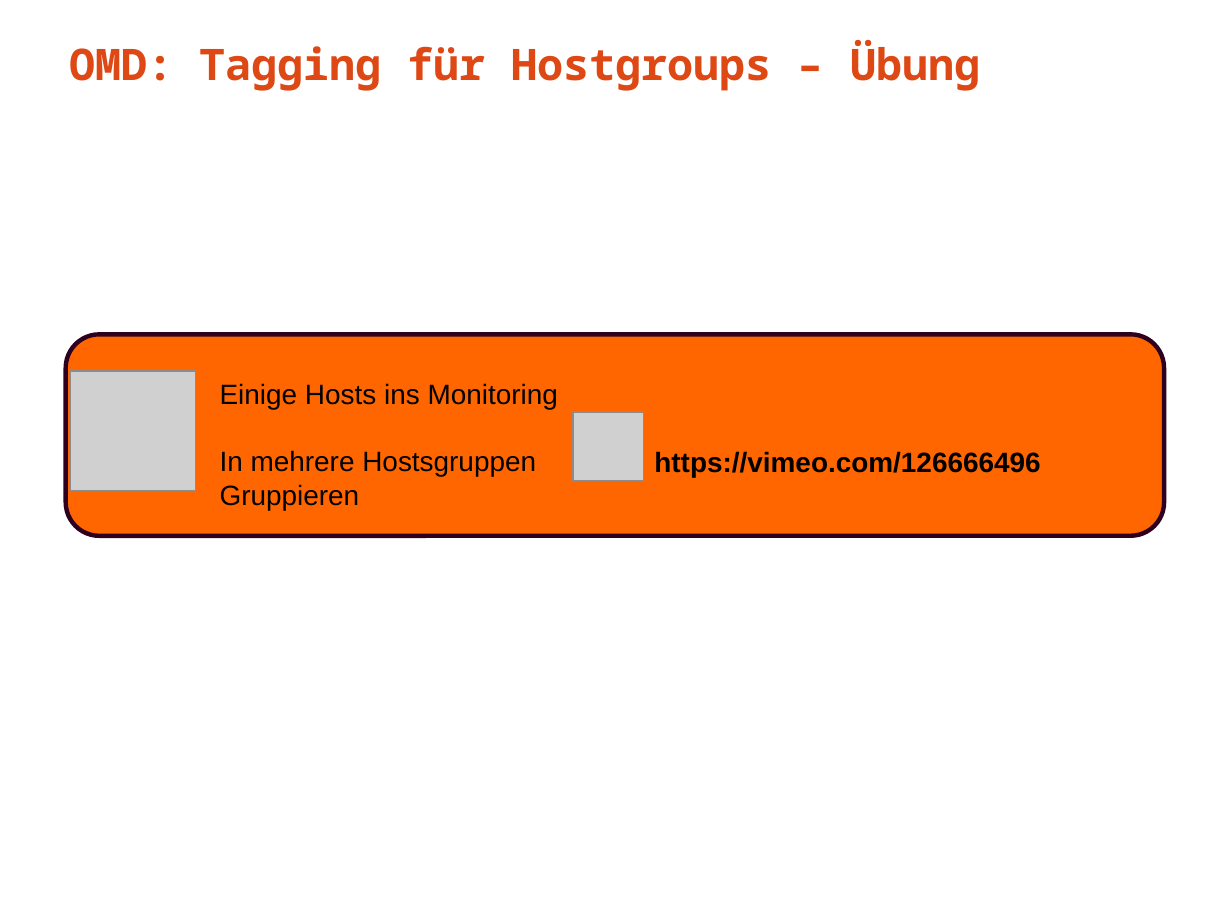
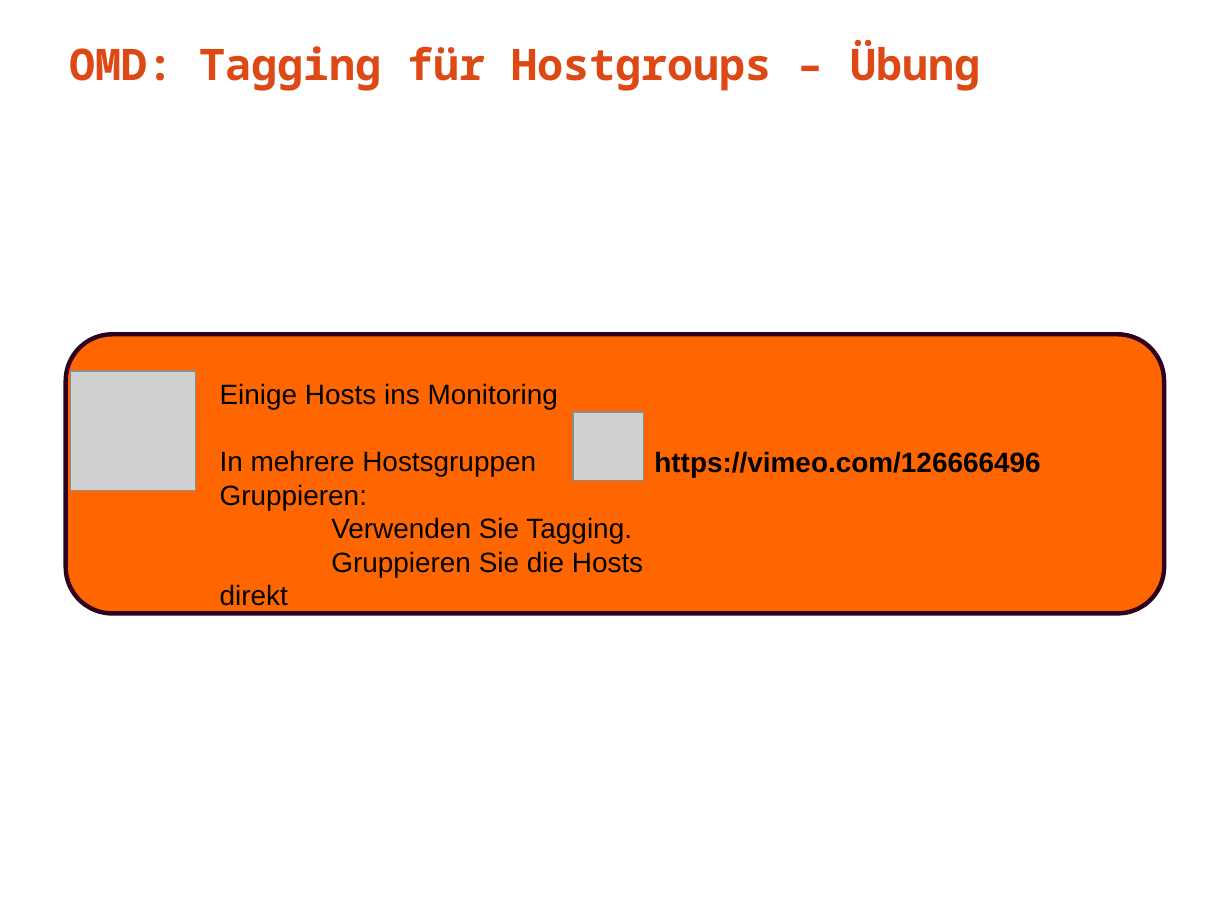
Before and after one commit to musikhuber/fobi-ES, a slide deck: slide 10 of material-OMD/praesentationen/030_omd_hosts_sortieren_tagging.odp. Drawn at 1232x924 pixels with LibreOffice and Linux fonts; fonts in the diff are those of the drawing; grey boxes stand for pictures. Boxes give left, top, right and bottom in pixels: in the first picture for what was removed or moved away, otherwise in the second. Text is boxed around its words. In the diff, an @@ line names an element or a change of style, - is before the commit and + after.

```diff
--- a/material-OMD/praesentationen/030_omd_hosts_sortieren_tagging.odp
+++ b/material-OMD/praesentationen/030_omd_hosts_sortieren_tagging.odp
@@ rounded rectangle: place and size @@
-rounded rectangle at [66, 334, 1165, 536]
+rounded rectangle at [66, 334, 1165, 614]
@@ text at [220, 484, 643, 577]: text changed @@
-Gruppieren
+Gruppieren:
+Verwenden Sie Tagging.
+Gruppieren Sie die Hosts direkt
```
Also in this commit, not shown: 1 other slide changed, 2 other files.
